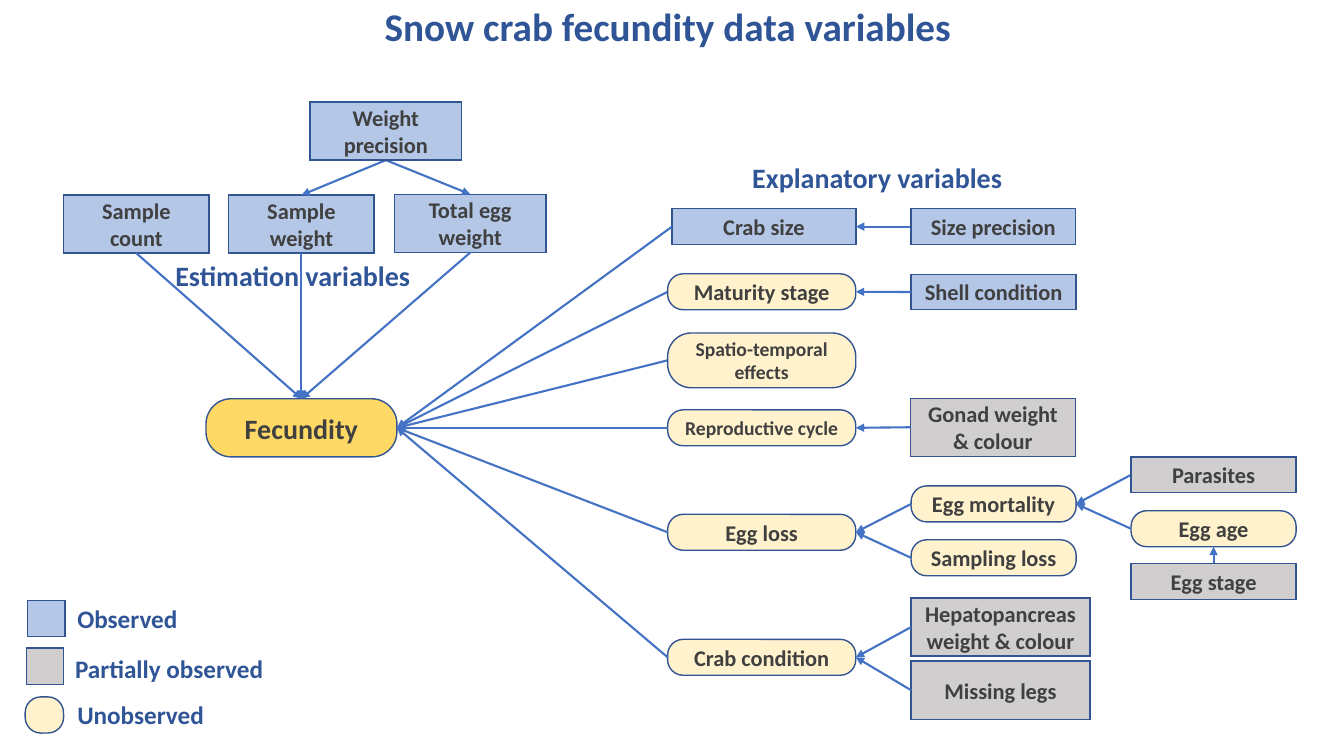
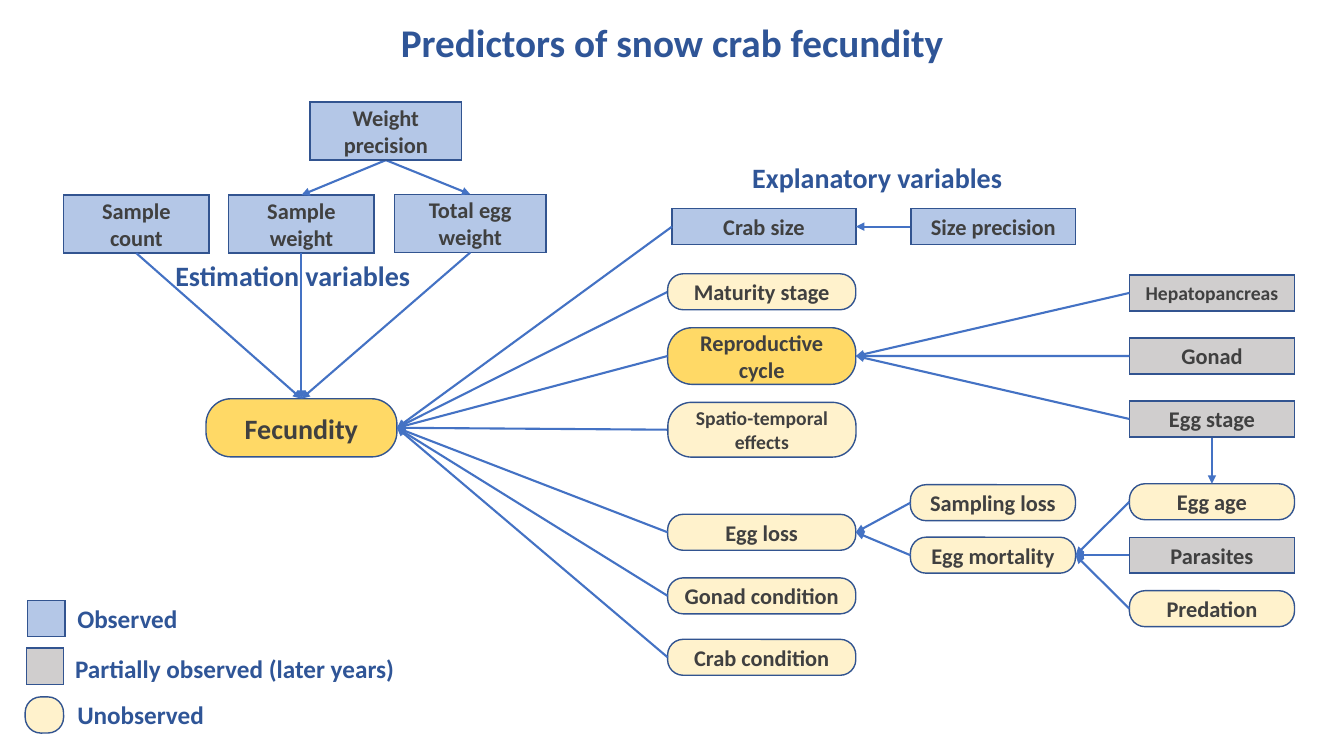
Before and after one commit to TobieSurette/snow-crab-fecundity, a slide deck: slide 1 of doc/Fecundity DAG.pptx. Drawn at 1344x756 pixels with LibreOffice and Linux fonts; fonts in the diff are those of the drawing. Boxes give left, top, right and bottom in pixels: in the first picture for what was removed or moved away, otherwise in the second. Text is boxed around its words. In the diff, an @@ line names an element or a change of style, - is before the commit and + after.

```diff
--- a/doc/Fecundity DAG.pptx
+++ b/doc/Fecundity DAG.pptx
@@ text at <box>401,29,944,63</box>: text changed @@
-Snow crab fecundity data variables
+Predictors of snow crab fecundity
@@ arrow removed from (911, 292) to (856, 291) @@
@@ arrow added from (1129, 293) to (856, 356), #4472C4 1.5 pt @@
@@ rectangle removed at <box>911,274,1077,310</box> @@
-Shell condition
@@ rectangle added at <box>1129,275,1295,312</box>, fill #D0CECE, outline #325491 1 pt, 14 pt, text #404040, bold @@
+Hepatopancreas
@@ rounded rectangle "Reproductive cycle": place and size @@
-rounded rectangle "Reproductive cycle" at <box>667,410,856,447</box>
+rounded rectangle "Reproductive cycle" at <box>667,328,856,384</box>
@@ rounded rectangle "Reproductive cycle" at <box>667,328,856,384</box>: size 14 to 16 pt; fill #FFF2CC to #FFD966 @@
@@ arrow moved from (667, 427) - (397, 427) to (667, 356) - (397, 427) @@
@@ arrow added from (1129, 419) to (856, 356), #4472C4 1.5 pt @@
@@ arrow added from (1129, 356) to (856, 356), #4472C4 1.5 pt @@
@@ rectangle added at <box>1129,338,1295,374</box>, fill #D0CECE, outline #325491 1 pt, 16 pt, text #404040, bold @@
+Gonad
@@ rounded rectangle "Spatio-temporal effects": place and size @@
-rounded rectangle "Spatio-temporal effects" at <box>667,333,856,387</box>
+rounded rectangle "Spatio-temporal effects" at <box>668,402,857,457</box>
@@ rectangle removed at <box>910,398,1076,457</box> @@
-Gonad weight & colour
@@ rectangle "Egg stage": place and size @@
-rectangle "Egg stage" at <box>1131,564,1297,600</box>
+rectangle "Egg stage" at <box>1129,401,1295,438</box>
@@ arrow moved from (1214, 564) - (1214, 546) to (1212, 401) - (1212, 484) @@
@@ arrow moved from (667, 360) - (397, 427) to (668, 430) - (397, 427) @@
@@ arrow added from (667, 596) to (397, 427), #4472C4 1.5 pt @@
@@ arrow removed from (910, 427) to (856, 427) @@
@@ arrow moved from (911, 558) - (856, 532) to (910, 503) - (856, 532) @@
@@ rounded rectangle "Sampling loss": place and size @@
-rounded rectangle "Sampling loss" at <box>911,540,1077,577</box>
+rounded rectangle "Sampling loss" at <box>910,485,1076,521</box>
@@ arrow moved from (1131, 529) - (1077, 504) to (1129, 502) - (1076, 556) @@
@@ rounded rectangle "Egg age": place and size @@
-rounded rectangle "Egg age" at <box>1131,511,1297,547</box>
+rounded rectangle "Egg age" at <box>1129,484,1295,520</box>
@@ arrow moved from (911, 504) - (856, 532) to (910, 556) - (856, 532) @@
@@ rounded rectangle "Egg mortality": place and size @@
-rounded rectangle "Egg mortality" at <box>911,486,1077,522</box>
+rounded rectangle "Egg mortality" at <box>910,537,1076,574</box>
@@ rectangle "Parasites": place and size @@
-rectangle "Parasites" at <box>1131,457,1297,493</box>
+rectangle "Parasites" at <box>1129,537,1295,574</box>
@@ arrow moved from (1131, 475) - (1077, 504) to (1129, 556) - (1076, 556) @@
@@ arrow moved from (911, 627) - (856, 657) to (1129, 609) - (1076, 556) @@
@@ rounded rectangle added at <box>667,578,856,614</box>, fill #FFF2CC, outline #325491 1 pt, 16 pt, text #404040, bold @@
+Gonad condition
@@ rectangle removed at <box>911,598,1091,656</box> @@
-Hepatopancreas weight & colour
@@ rounded rectangle added at <box>1129,591,1295,627</box>, fill #FFF2CC, outline #325491 1 pt, 16 pt, text #404040, bold @@
+Predation
@@ text at <box>75,659,394,682</box>: text changed @@
-Partially observed
+Partially observed (later years)
@@ arrow removed from (911, 691) to (856, 657) @@
@@ rectangle removed at <box>911,661,1091,720</box> @@
-Missing legs
```
Also in this commit, not shown: 2 other slides changed, 12 slides added, 20 other files.
